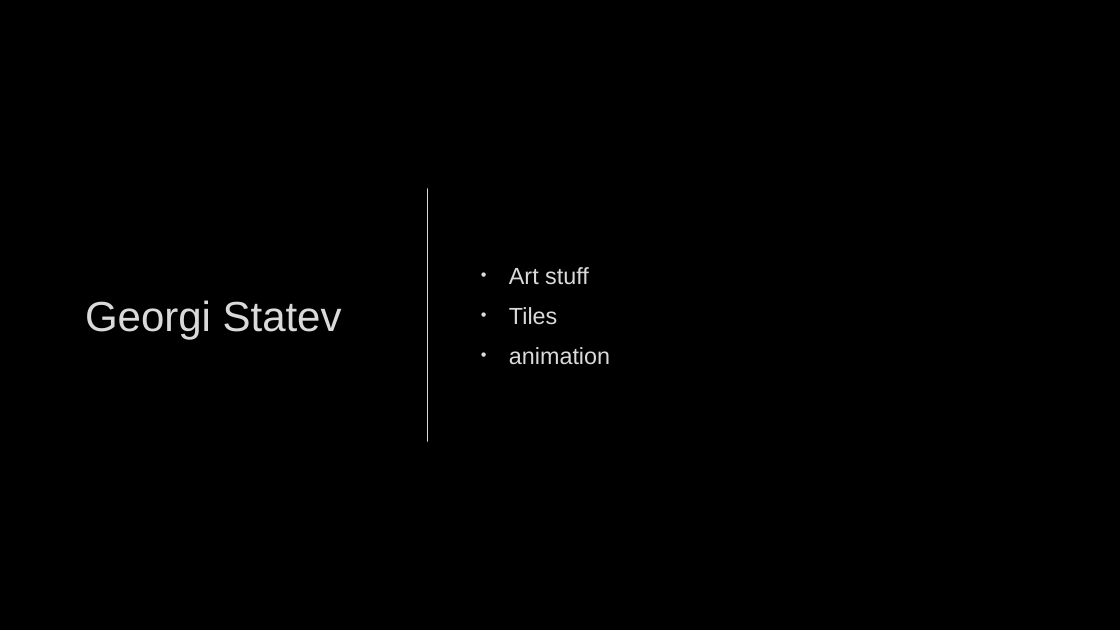
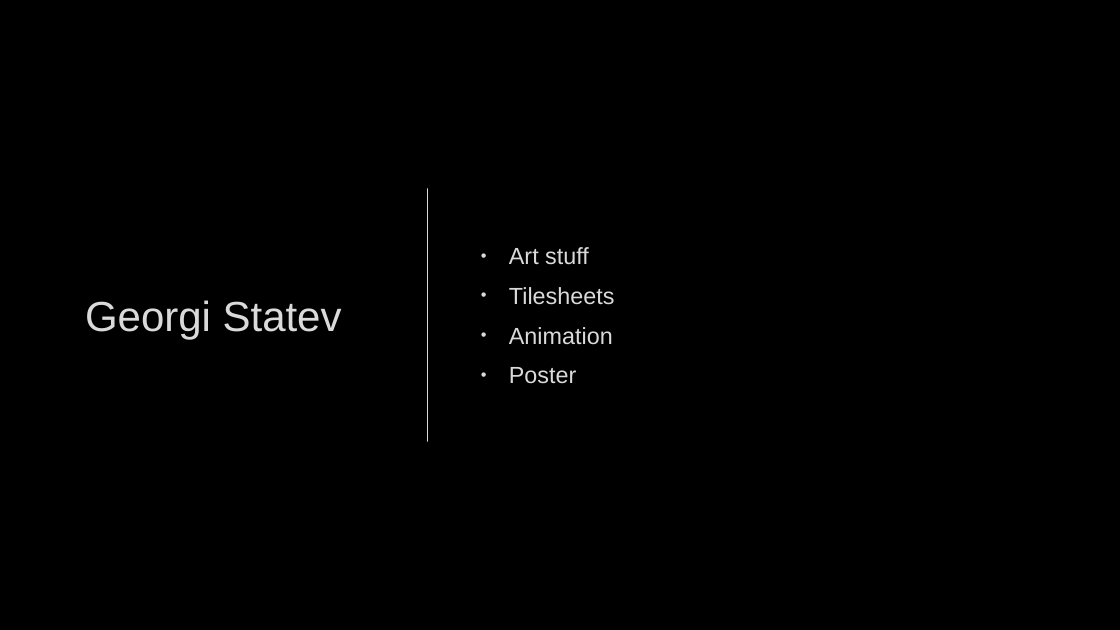
Before and after one commit to GlynLeine/lift-off, a slide deck: slide 11 of Presentations/MugShot Final Pitch.pptx (slide 12 before the commit). Drawn at 1120x630 pixels with LibreOffice and Linux fonts; fonts in the diff are those of the drawing; background and template pictures are left out. Boxes give left, top, right and bottom in pixels: in the first picture for what was removed or moved away, otherwise in the second. Text is boxed around its words. In the diff, an @@ line names an element or a change of style, - is before the commit and + after.

```diff
--- a/Presentations/MugShot Final Pitch.pptx
+++ b/Presentations/MugShot Final Pitch.pptx
@@ text at bbox=[509, 287, 615, 384]: text changed @@
-• Tiles
-• animation
+• Tilesheets
+• Animation
+• Poster
```
Also in this commit, not shown: 4 other slides changed, 2 slides added, 3 slides removed, 1 other file.
